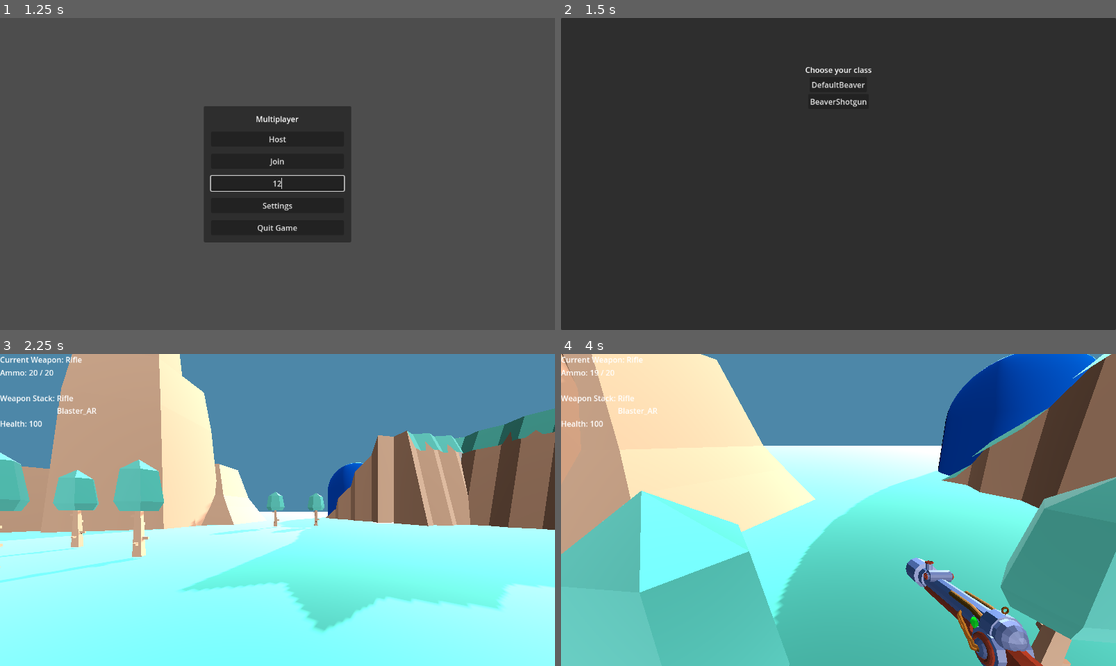
Above: before the commit, frames 1-4 (two rows, left to right).
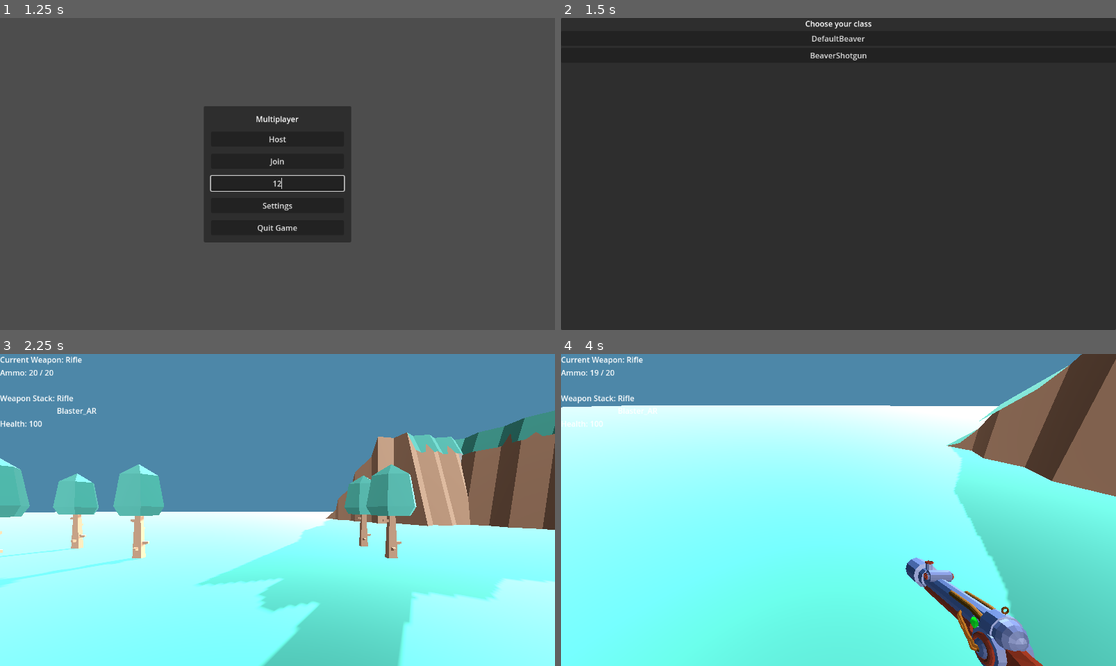
Above: after the commit, the same moments.

Repository: CT-Inc/beaverdev
Game: Godot game, scene res://Scenes/Main.tscn
The game is run twice, just before and just after one commit, with the same random seed, the same clock (stepped at 60 frames per second) and the same inputs.
Inputs (mouse positions are in pixels of both pictures, inside the frame that each line leads up to):
- Up to frame 1 (1.25 s): click (277, 183) at 0.52 s; type "12" at 0.6 s
- Up to frame 2 (1.5 s): click "Host" at 1.25 s
- Up to frame 3 (2.25 s): click "DefaultBeaver" at 2 s
- Up to frame 4 (4 s): move the mouse to (866, 510) at 2.77 s; press the mouse at (866, 510) at 2.78 s; hold W (move_up) from 2.78 s (still down); tap Space (jump) at 3.02, 3.77 s; move the mouse to (810, 510) at 3.52 s; release the mouse at (810, 510) at 3.53 s; tap Mouse wheel down (switch_weapon_down) at 3.6 s

Frame 1 is identical in both runs. In frame 2, 0.6% of the frame differs, in the area x 44-56%, y 0-29%; in frame 3, 25%; in frame 4, 74%, in the area x 0-100%, y 0-100%.

Commit message:
broken links

Diff:
--- a/Scenes/ClassSelectionMenu.tscn
+++ b/Scenes/ClassSelectionMenu.tscn
@@ -19,26 +19,20 @@
 grow_horizontal = 2
 grow_vertical = 2
 
-[node name="MarginContainer" type="MarginContainer" parent="PanelContainer"]
-layout_mode = 2
-theme_override_constants/margin_top = 96
-
-[node name="VBoxContainer" type="VBoxContainer" parent="PanelContainer/MarginContainer"]
+[node name="VBoxContainer" type="VBoxContainer" parent="PanelContainer"]
 layout_mode = 2
 
-[node name="Label" type="Label" parent="PanelContainer/MarginContainer/VBoxContainer"]
+[node name="Label" type="Label" parent="PanelContainer/VBoxContainer"]
 layout_mode = 2
 text = "Choose your class"
 horizontal_alignment = 1
 vertical_alignment = 1
 
-[node name="DefaultBeaver_Button" type="Button" parent="PanelContainer/MarginContainer/VBoxContainer"]
+[node name="DefaultBeaver_Button" type="Button" parent="PanelContainer/VBoxContainer"]
 layout_mode = 2
-size_flags_horizontal = 4
 text = "DefaultBeaver"
 
-[node name="BeaverShotgun_Button" type="Button" parent="PanelContainer/MarginContainer/VBoxContainer"]
+[node name="BeaverShotgun_Button" type="Button" parent="PanelContainer/VBoxContainer"]
 layout_mode = 2
-size_flags_horizontal = 4
 text = "BeaverShotgun
 "
--- a/Scenes/World.tscn
+++ b/Scenes/World.tscn
@@ -1,6 +1,4 @@
-
-[gd_scene load_steps=12 format=3 uid="uid://c636e4idxytf5"]
-
+[gd_scene load_steps=9 format=3 uid="uid://c636e4idxytf5"]
 
 [ext_resource type="PackedScene" uid="uid://bpskod2f8j3ks" path="res://Objects/Ground/grass_ground.tscn" id="1_we8se"]
 [ext_resource type="PackedScene" uid="uid://bi4l31af4yl3g" path="res://Objects/Cliffs/cliff_block_slope_half_walls_rock.tscn" id="3_eph3a"]
@@ -8,20 +6,14 @@
 [ext_resource type="PackedScene" uid="uid://c8ejpvcm1qyjw" path="res://Objects/Rocks/rock_tall_a.tscn" id="5_nuue1"]
 [ext_resource type="PackedScene" uid="uid://d1xot4e8rgoty" path="res://Objects/Cliffs/cliff_half_corner_inner_rock.tscn" id="6_jgbmw"]
 [ext_resource type="PackedScene" uid="uid://1yu23sfi22ld" path="res://Objects/Cliffs/cliff_block_slope_rock.tscn" id="7_aj116"]
-
 [ext_resource type="PackedScene" uid="uid://b1pppi72hcyqj" path="res://Scenes/Dummy.tscn" id="8_b88mk"]
-[ext_resource type="PackedScene" uid="uid://brpyfedenclvb" path="res://Objects/Cliffs/cliff_block_cave_rock.tscn" id="8_58kuy"]
-[ext_resource type="PackedScene" uid="uid://ck1kbghxdhrx0" path="res://Objects/Cliffs/cliff_block_rock.tscn" id="9_1lpmc"]
-
 [ext_resource type="PackedScene" uid="uid://bf8ad11ay7nf7" path="res://Objects/Trees/tree_default.tscn" id="9_mwobl"]
-[ext_resource type="PackedScene" uid="uid://iusv8yb4r3wf" path="res://Objects/Bridge/bridge_side_wood.tscn" id="10_m2502"]
-[ext_resource type="PackedScene" uid="uid://cpgav6h2gag76" path="res://Objects/Bridge/bridge_center_wood.tscn" id="11_c8a8q"]
 
 [node name="World" type="Node3D"]
 transform = Transform3D(1, 0, 0, 0, 1, 0, 0, 0, 1, 0.00905228, 0.843547, -0.00338936)
 
 [node name="ground_grass3" parent="." instance=ExtResource("1_we8se")]
-transform = Transform3D(100, 0, 0, 0, 11.926, 0, 0, 0, 108.522, -0.0778561, -0.239476, 37.2154)
+transform = Transform3D(100, 0, 0, 0, 11.926, 0, 0, 0, 108.522, 0.00332069, -0.0846599, 37.6555)
 
 [node name="DirectionalLight3D" type="DirectionalLight3D" parent="."]
 transform = Transform3D(0.224374, -0.821574, 0.524091, -0.9213, -0.00356684, 0.388836, -0.317588, -0.57009, -0.757717, 6.2151, 11.7734, -15.8617)
@@ -45,7 +37,7 @@
 shadow_blur = 0.0
 
 [node name="cliff_blockSlopeHalfWalls_rock2" parent="." instance=ExtResource("3_eph3a")]
-transform = Transform3D(3.62977, 0, -9.88357, 0, 20.411, 0, 16.2547, 0, 2.20707, 36.0824, 0.9237, -10.4748)
+transform = Transform3D(6.08884, 0, 0, 0, 5.71982, 0, 0, 0, 3.12084, 0.110442, 0.0527176, 7.34082)
 
 [node name="cliff_blockSlopeHalfWalls_rock3" parent="." instance=ExtResource("3_eph3a")]
 transform = Transform3D(-6.08884, 0, -2.72833e-07, 0, 5.71982, 0, 5.32304e-07, 0, -3.12085, 0.110442, 0.0527176, 43.1287)
@@ -54,13 +46,13 @@
 transform = Transform3D(9.61267, 0, 0, 0, 17.5939, 0, 0, 0, 6.62629, 8.37463, 0.753918, 23.0171)
 
 [node name="rock_largeA3" parent="." instance=ExtResource("4_wjfyv")]
-transform = Transform3D(6.43114, 0, -4.92491, 0, 17.5939, 0, 7.14451, 0, 4.43316, 0.991103, 0.753918, 6.38072)
+transform = Transform3D(6.43114, 0, -4.92491, 0, 17.5939, 0, 7.14451, 0, 4.43316, -8.51103, 0.753918, 23.0171)
 
 [node name="rock_tallA2" parent="." instance=ExtResource("5_nuue1")]
-transform = Transform3D(4.32272, 0, 0, 0, 4.95662, 0, 0, 0, 3.032, 21.3891, -0.0843987, 12.2472)
+transform = Transform3D(1.28981, 0, 0, 0, 1.61013, 0, 0, 0, 1.5453, 10.3054, -0.0843987, 6.20575)
 
 [node name="rock_tallA3" parent="." instance=ExtResource("5_nuue1")]
-transform = Transform3D(3.35514, 0, 2.52178, 0, 2.91447, 0, -3.30009, 0, 2.56386, -13.5564, -0.0843987, -22.9226)
+transform = Transform3D(0.919549, 0, 1.08362, 0, 1.61013, 0, -0.904459, 0, 1.1017, -10.5411, -0.0843987, 6.20575)
 
 [node name="tree_default2" parent="." instance=ExtResource("9_mwobl")]
 transform = Transform3D(2.21175, 0, 0, 0, 1.87059, 0, 0, 0, 1.64877, -8.35638, -0.0843987, -8.50039)
@@ -69,10 +61,10 @@
 transform = Transform3D(2.21175, 0, 0, 0, 1.87059, 0, 0, 0, 1.64877, -4.6375, -0.0843987, -6.80038)
 
 [node name="tree_default5" parent="." instance=ExtResource("9_mwobl")]
-transform = Transform3D(2.21175, 0, 0, 0, 1.87059, 0, 0, 0, 1.64877, 3.71476, -0.0843987, -19.9415)
+transform = Transform3D(2.21175, 0, 0, 0, 1.87059, 0, 0, 0, 1.64877, 3.71476, -0.0843987, -6.80038)
 
 [node name="tree_default6" parent="." instance=ExtResource("9_mwobl")]
-transform = Transform3D(2.21175, 0, 0, 0, 1.87059, 0, 0, 0, 1.64877, -0.236647, -0.0843987, -18.7895)
+transform = Transform3D(2.21175, 0, 0, 0, 1.87059, 0, 0, 0, 1.64877, 3.71476, -0.0843987, -8.97735)
 
 [node name="tree_default4" parent="." instance=ExtResource("9_mwobl")]
 transform = Transform3D(2.21175, 0, 0, 0, 1.87059, 0, 0, 0, 1.64877, -7.59865, -0.0843987, -5.37895)
@@ -81,28 +73,10 @@
 transform = Transform3D(-3.97111, 0, 9.28501, 0, 22.4287, 0, -18.1417, 0, -2.03244, 22.6439, 0.00883585, -5.81142)
 
 [node name="cliff_halfCornerInner_rock4" parent="." instance=ExtResource("6_jgbmw")]
-transform = Transform3D(-9.08279, 0, -2.41017, 0, 22.323, 0, 2.08041, 0, -10.5225, 19.5837, 0.0617855, -20.0819)
-
-[node name="cliff_halfCornerInner_rock5" parent="." instance=ExtResource("6_jgbmw")]
-transform = Transform3D(-9.08279, 0, -2.41017, 0, 22.323, 0, 2.08041, 0, -10.5225, 19.5837, 0.0617855, -20.0819)
+transform = Transform3D(-9.06966, 0, -2.40676, 0, 22.278, 0, 2.0774, 0, -10.5076, 19.5837, 0.061784, -20.0819)
 
 [node name="cliff_blockSlope_rock2" parent="." instance=ExtResource("7_aj116")]
-
 transform = Transform3D(12.1047, 0, 3.0485, 0, 10.2385, 0, -2.7759, 0, 13.2934, 16.249, 0.366986, -31.8887)
 
 [node name="StaticBody3D" parent="." instance=ExtResource("8_b88mk")]
 transform = Transform3D(1, 0, 0, 0, 1, 0, 0, 0, 1, -9.20381, 1.29707, 0)
-
-transform = Transform3D(8.23718, 0, 3.04839, 0, 10.248, 0, -1.88898, 0, 13.2929, 15.0313, 0.366986, -40.7919)
-
-[node name="cliff_blockCave_rock2" parent="." instance=ExtResource("8_58kuy")]
-transform = Transform3D(6.58233, 0, 1.13675, 0, 10.6396, 0, -1.57663, 0, 4.74587, 39.025, 2.08165e-12, -24.76)
-
-[node name="cliff_block_rock2" parent="." instance=ExtResource("9_1lpmc")]
-transform = Transform3D(1, 0, 0, 0, 1, 0, 0, 0, 1, 27.2375, -0.236431, -28.8499)
-
-[node name="bridge_side_wood2" parent="." instance=ExtResource("10_m2502")]
-transform = Transform3D(-0.271196, 0, 2.48996, 0, 1.13354, 0, -1.17524, 0, -0.574578, 19.3247, 10.1297, -26.0522)
-
-[node name="bridge_center_wood2" parent="." instance=ExtResource("11_c8a8q")]
-transform = Transform3D(0.796178, 0, -2.4789, 0, 1.11414, 0, 3.23975, 0, 0.609197, 18.8052, 10.1376, -28.2059)
--- a/Scripts/Settings (GUIs)/ClassSelectionMenu.gd
+++ b/Scripts/Settings (GUIs)/ClassSelectionMenu.gd
@@ -3,8 +3,8 @@
 signal class_selected
 
 func _ready():
-	$PanelContainer/MarginContainer/VBoxContainer/DefaultBeaver_Button.connect("pressed", _on_defaultBeaver_button_pressed)
-	$PanelContainer/MarginContainer/VBoxContainer/BeaverShotgun_Button.connect("pressed", _on_shotgunBeaver_button_pressed)
+	$PanelContainer/VBoxContainer/DefaultBeaver_Button.connect("pressed", _on_defaultBeaver_button_pressed)
+	$PanelContainer/VBoxContainer/BeaverShotgun_Button.connect("pressed", _on_shotgunBeaver_button_pressed)
 
 func _on_defaultBeaver_button_pressed():
 	emit_signal("class_selected", "Default_Beaver")
